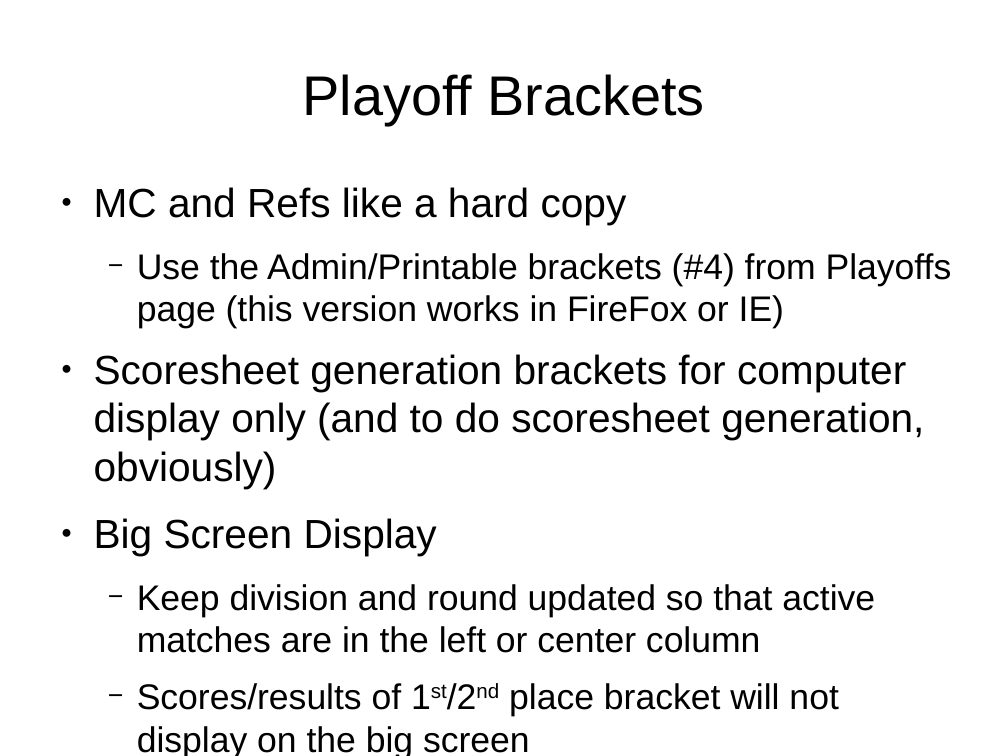
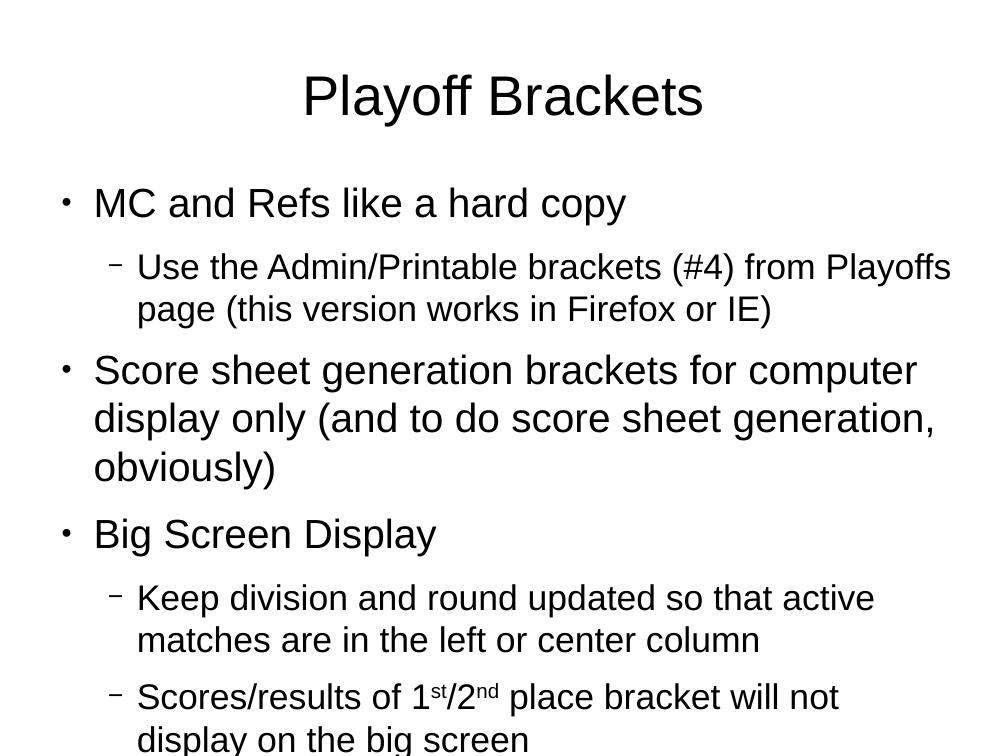
Before and after one commit to jpschewe/fll-sw, a slide deck: slide 11 of training/computer-training.odp. Drawn at 1008x756 pixels with LibreOffice and Linux fonts; fonts in the diff are those of the drawing. Boxes give left, top, right and bottom in pixels: in the first picture for what was removed or moved away, otherwise in the second. Text is boxed around its words. In the diff, an @@ line names an element or a change of style, - is before the commit and + after.

```diff
--- a/training/computer-training.odp
+++ b/training/computer-training.odp
@@ text at [94, 253, 952, 489]: text changed @@
-  − Use the Admin/Printable brackets (#4) from Playoffs page (this version works in FireFox or IE)
-● Scoresheet generation brackets for computer display only (and to do scoresheet generation, obviously)
+  − Use the Admin/Printable brackets (#4) from Playoffs page (this version works in Firefox or IE)
+● Score sheet generation brackets for computer display only (and to do score sheet generation, obviously)
```
Also in this commit, not shown: 4 other slides changed, 1 slide added.
